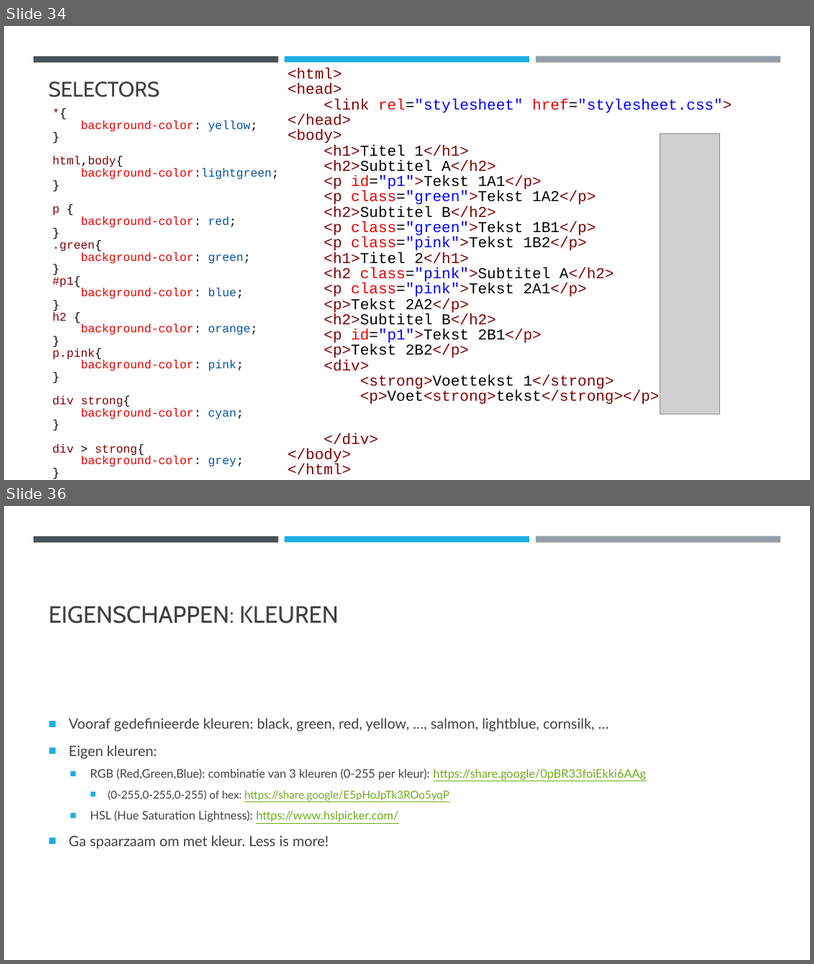
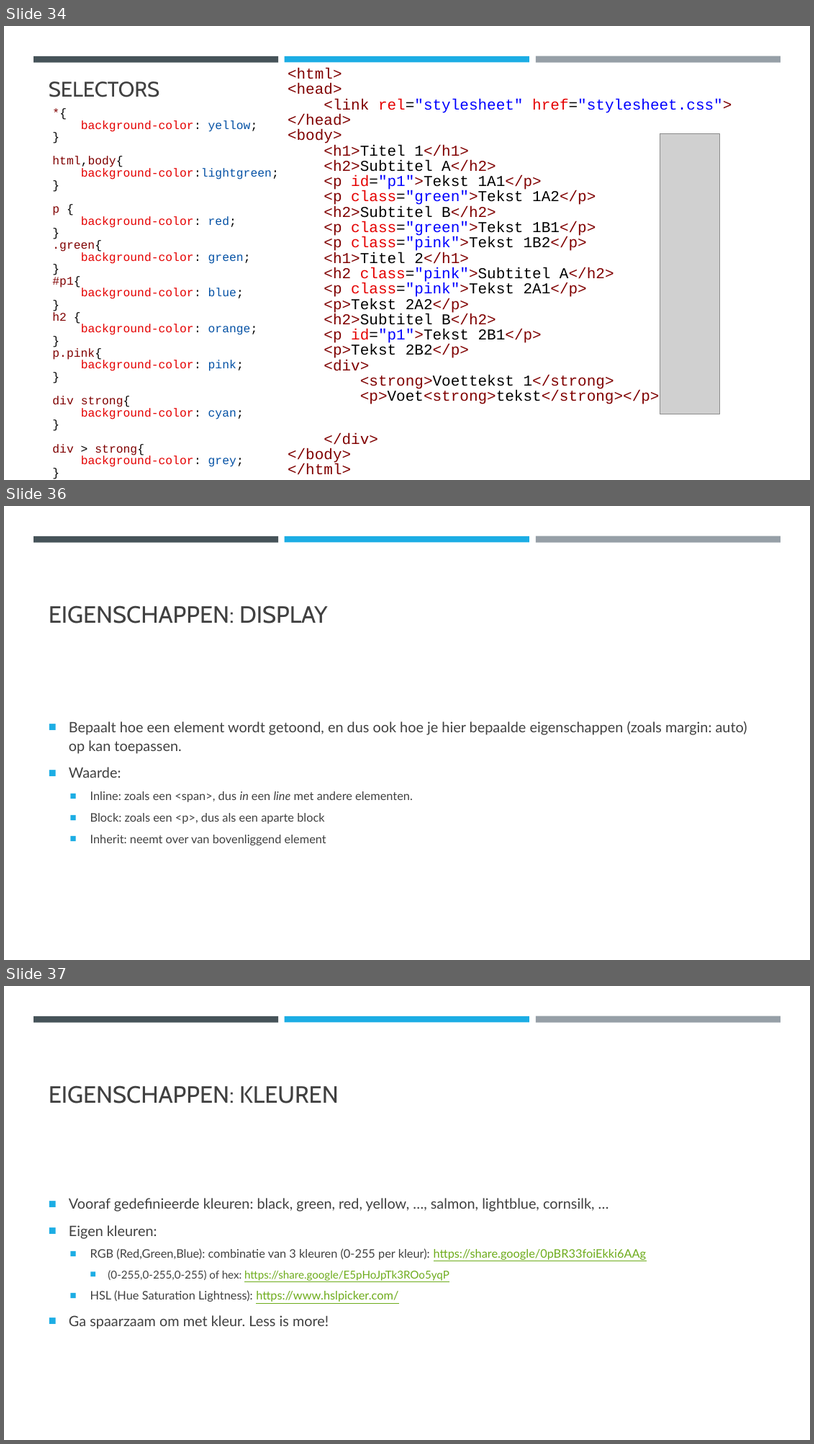
Before and after one commit to DhrLeroy/Webdesign, a slide deck: Webdesign.pptx. Shown one above the other, each under a label of ours: slides 34 and 36 before the commit, slides 34, 36 and 37 after it; the slides between them are not shown. The pictures are 814x964 and 814x1444 pixels, drawn with LibreOffice and Linux fonts; fonts in the diff are those of the drawing; grey boxes stand for pictures. Boxes give left, top, right and bottom in pixels: in the first picture for what was removed or moved away, otherwise in the second. Text is boxed around its words. In the diff, an @@ line names an element or a change of style, - is before the commit and + after.

```diff
--- a/Webdesign.pptx
+++ b/Webdesign.pptx
@@ slide 36 added at [4, 506, 810, 960], background #FFFFFF; not listed: 3 template elements that a slide beside it also shows @@
@@ title added at [49, 605, 328, 623], 28 pt, text #404040 @@
+EIGENSCHAPPEN: DISPLAY
@@ text added at [69, 721, 748, 845], 14 pt, text #404040 @@
+■ Bepaalt hoe een element wordt getoond, en dus ook hoe je hier bepaalde eigenschappen (zoals margin: auto) op kan toepassen.
+■ Waarde:
+  ■ Inline: zoals een <span>, dus in een line met andere elementen.
+  ■ Block: zoals een <p>, dus als een aparte block
+  ■ Inherit: neemt over van bovenliggend element
@@ what was slide 36 is now slide 37 @@
```
Also in this commit, not shown: 7 slides changed, 1 slide removed, 2 other files.
